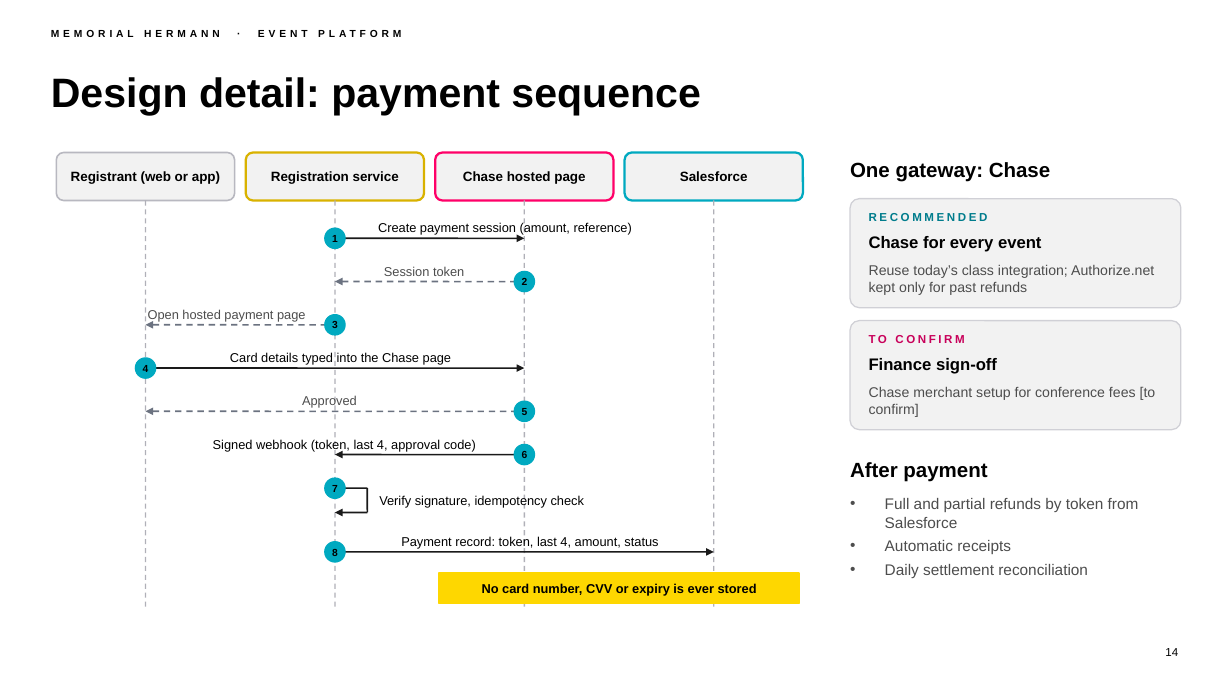
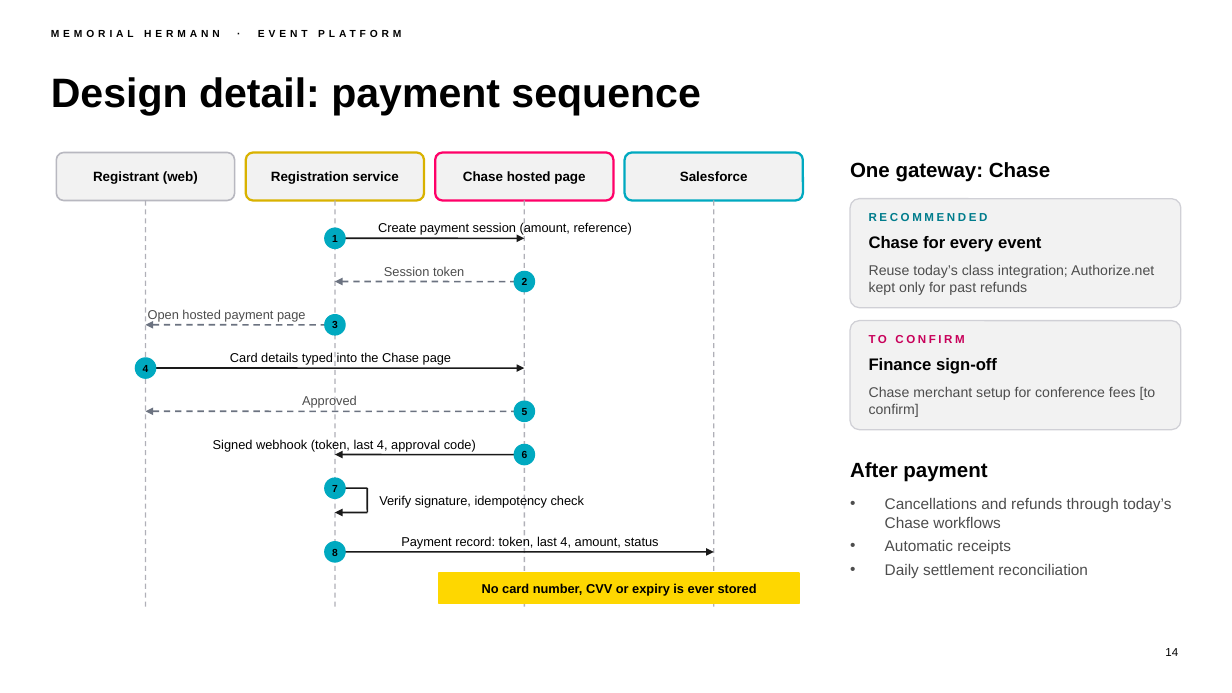
Before and after one commit to chintasurya/preSales_Memorial-hermann, a slide deck: slide 14 of deck/Memorial-Hermann-Event-Platform.pptx. Drawn at 1232x693 pixels with LibreOffice and Linux fonts; fonts in the diff are those of the drawing; background and template pictures are left out. Boxes give left, top, right and bottom in pixels: in the first picture for what was removed or moved away, otherwise in the second. Text is boxed around its words. In the diff, an @@ line names an element or a change of style, - is before the commit and + after.

```diff
--- a/deck/Memorial-Hermann-Event-Platform.pptx
+++ b/deck/Memorial-Hermann-Event-Platform.pptx
@@ text at box(93, 171, 198, 184): text changed @@
-Registrant (web or app)
+Registrant (web)
@@ text at box(885, 498, 1171, 528): text changed @@
-• Full and partial refunds by token from Salesforce
+• Cancellations and refunds through today’s Chase workflows
```
Also in this commit, not shown: 16 other slides changed, 2 slides added, 3 slides removed, 9 other files.
